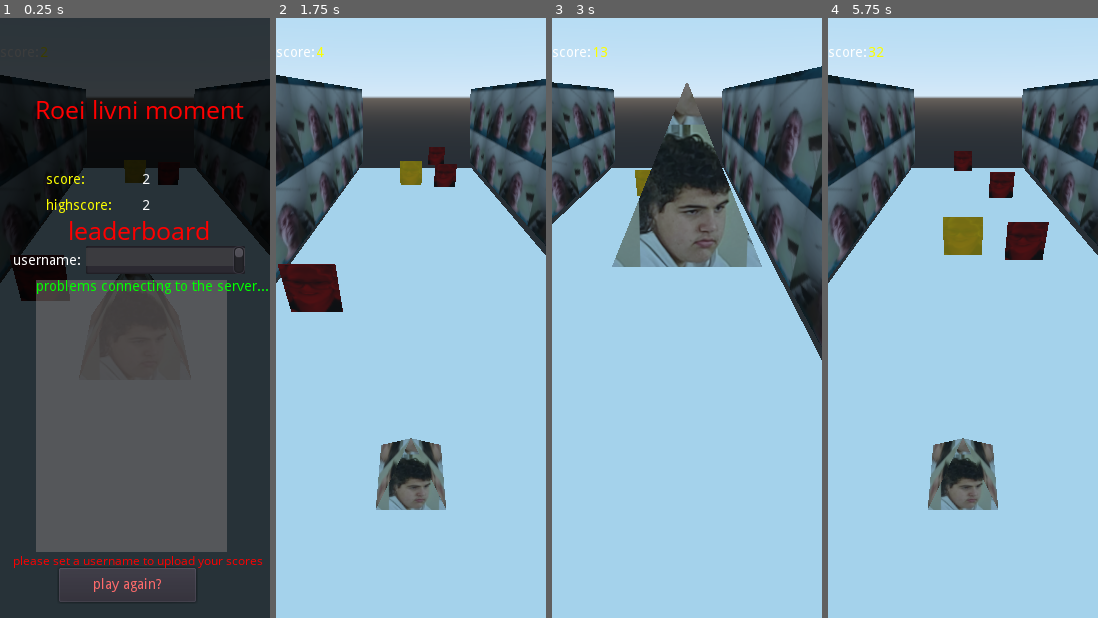
Above: before the commit, frames 1-4 (left to right).
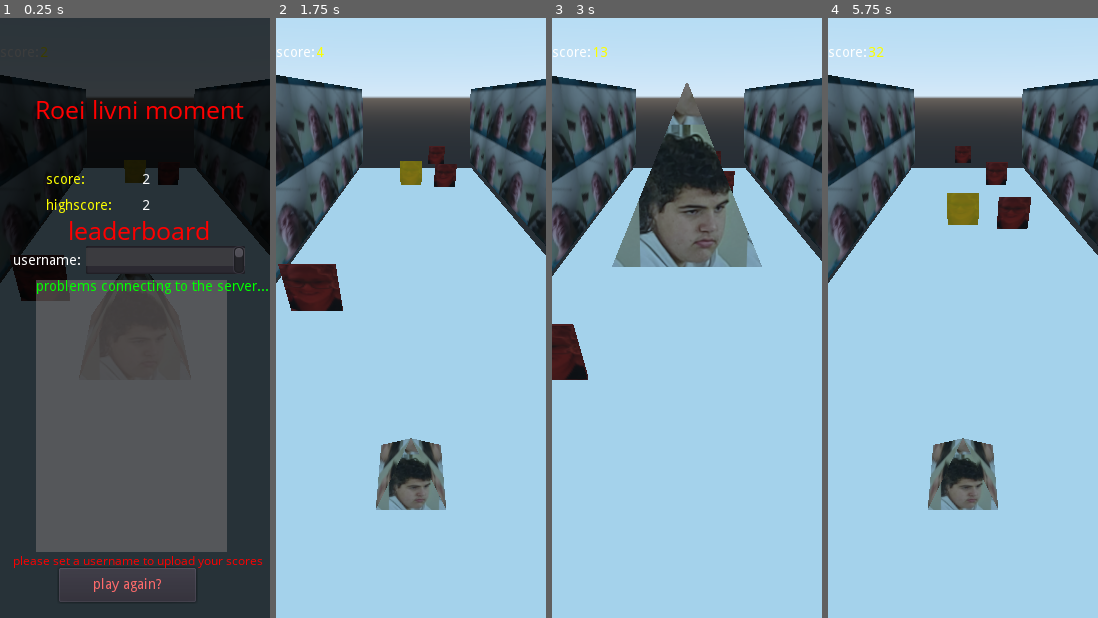
Above: after the commit, the same moments.

Repository: jonathanbreitg/Roei-Livni-Surfers
Game: Godot game, scene res://level.tscn
Two runs of this game, one before a commit and one after it. Both use one fixed random seed, a clock stepped at 60 frames per second and the inputs below.
Inputs (mouse positions are in pixels of both pictures, inside the frame that each line leads up to):
- Up to frame 1 (0.25 s): no input
- Up to frame 2 (1.75 s): click (440, 258) at 0.52 s; type "Alex" at 0.6 s; click "play again?" at 1.25 s
- Up to frame 3 (3 s): drag from (687, 318) to (714, 186) at 2.02 s; drag from (633, 348) to (687, 318) at 2.77 s
- Up to frame 4 (5.75 s): move the mouse to (990, 186) at 3.52 s; hold Right (ui_right) 3.53-4.25 s; drag from (949, 438) to (882, 228) at 4.27 s; move the mouse to (1044, 408) at 5.02 s; hold Left (ui_left) from 5.03 s (still down)

The runs differ from the first frame. In frame 1, less than 0.1% of the frame differs, in the area x 4-26%, y 40-47%; in frame 2, less than 0.1%; in frame 3, 15%, in the area x 0-100%, y 8-61%; in frame 4, 3.2%.

Commit message:
fixed smooth movement

Diff:
--- a/KinematicBody.gd
+++ b/KinematicBody.gd
@@ -10,11 +10,22 @@
 var maxleft = -dist
 var maxright = dist
 var speed = -7
-var decel = 1.3
+var decel = 78
 var jump_boost = 50
-var pulldown_const = 60
+var pulldown_const = 3600
 var raw_score = 0
 var score = 0
+
+var global_transform_origin_copy
+
+var moving_far_left = false
+var moving_left = false
+var moving_far_right = false
+var moving_right
+var moving = false
+var t_right = 0.0
+var t_left = 0.0
+
 var vel = Vector3.ZERO
 onready var score_label = $score_num
 var move = Vector3.ZERO
@@ -39,9 +50,20 @@
 			#translate(vel)
 			print(global_transform.origin.x)
 			if global_transform.origin.x < abs(1):
-				global_transform.origin.x = maxleft
+				#global_transform.origin.x = maxleft
+				moving_far_left = true
+				moving_left = false
+				moving_right = false
+				moving_far_right = false
+				t_right = 0
+				t_left = 0
 			elif abs(global_transform.origin.x - maxright) < abs(1):
-				global_transform.origin.x = 0
+				#global_transform.origin.x = 0
+				moving_left = true
+				moving_far_left = false
+				moving_far_right = false
+				t_right = 0
+				t_left = 0
 			else:
 				global_transform.origin.x = 0
 	if Input.is_action_just_pressed("ui_right"):
@@ -50,31 +72,36 @@
 		if !global_transform.origin.x >= maxright:
 			#vel.x = -dist
 			#translate(vel)
-			print(global_transform.origin.x)
 			if abs(global_transform.origin.x) < abs(1):
-				global_transform.origin.x = maxright
-				print("move to far right")
+				moving_far_right = true
+				moving_left = false
+				moving_far_left = false
+				moving_right = false
+				t_left = 0
+				t_right = 0
 			elif abs(global_transform.origin.x - maxleft) < abs(1):
-				print("move to mid")
-				global_transform.origin.x = 0
+				#global_transform.origin.x = 0
+				moving_right = true
+				moving_left = false
+				moving_far_left = false
+				moving_far_right = false
+				t_left = 0
+				t_right = 0
 			else:
 				global_transform.origin.x = 0
 	if Input.is_action_just_pressed("ui_up"):
-		print("up")
 		Input.action_release("ui_up")
 		if is_on_floor():
 			move.y = jump_boost
 	if Input.is_action_just_pressed("ui_down"):
-		print("down")
 		Input.action_release("ui_down")
 		if !is_on_floor() && move.y > -40:
-			move.y -= pulldown_const
+			move.y -= pulldown_const * delta
 	move_and_slide(move,Vector3.UP)
-	print(is_on_floor())
 	if global_transform.origin.y < 1.2:
 		global_transform.origin.y = 1.25106
 	if !is_on_floor():
-		move.y -= decel
+		move.y -= decel * delta
 	for i in get_slide_count():
 		var collision = get_slide_collision(i)
 		if collision.collider.name == "spike_body":
@@ -84,11 +111,45 @@
 			pass
 		else:
 			print(collision.collider.name)
+	if moving_far_right:
+		print("moving right")
+		t_right += delta * 5.2
+		global_transform_origin_copy = global_transform.origin
+		global_transform_origin_copy.x = maxright
+		global_transform.origin = global_transform.origin.linear_interpolate(global_transform_origin_copy, t_right)
+		if t_right >= 1:
+			t_right = 0
+			moving_far_right = false
+	if moving_far_left:
+		print("moving far left")
+		t_left += delta * 6
+		global_transform_origin_copy = global_transform.origin
+		global_transform_origin_copy.x = maxleft
+		global_transform.origin = global_transform.origin.linear_interpolate(global_transform_origin_copy, t_left)
+		if t_left >= 1:
+			t_left = 0
+			moving_far_left = false
+	if moving_left:
+		print("moving left")
+		t_left += delta * 6
+		global_transform_origin_copy = global_transform.origin
+		global_transform_origin_copy.x = 0
+		global_transform.origin = global_transform.origin.linear_interpolate(global_transform_origin_copy, t_left)
+		if t_left >= 1:
+			t_left = 0
+			moving_left = false
+	if moving_right:
+		print("moving right")
+		t_right += delta * 5.2
+		global_transform_origin_copy = global_transform.origin
+		global_transform_origin_copy.x = 0
+		global_transform.origin = global_transform.origin.linear_interpolate(global_transform_origin_copy, t_right)
+		if t_right >= 1:
+			t_right = 0
+			moving_right = false
 	cam.global_transform.origin.y = cam_offset
-	speed -= speed_up_const
-	print(move.y)
+	speed -= speed_up_const * delta
 	raw_score += 1 / delta
 	if raw_score > score * 500:
 		score += 1
 	score_label.text = str(score)
-	print(global_transform.origin.y)
--- a/spike.tscn
+++ b/spike.tscn
@@ -3,7 +3,7 @@
 [ext_resource path="res://galit.jpeg" type="Texture" id=1]
 
 [sub_resource type="SpatialMaterial" id=1]
-albedo_color = Color( 1, 0, 0, 1 )
+albedo_color = Color( 1, 0.372549, 0.372549, 1 )
 albedo_texture = ExtResource( 1 )
 
 [sub_resource type="BoxShape" id=2]
Not shown, changed: docs/index.html
Not shown, changed: docs/index.pck
